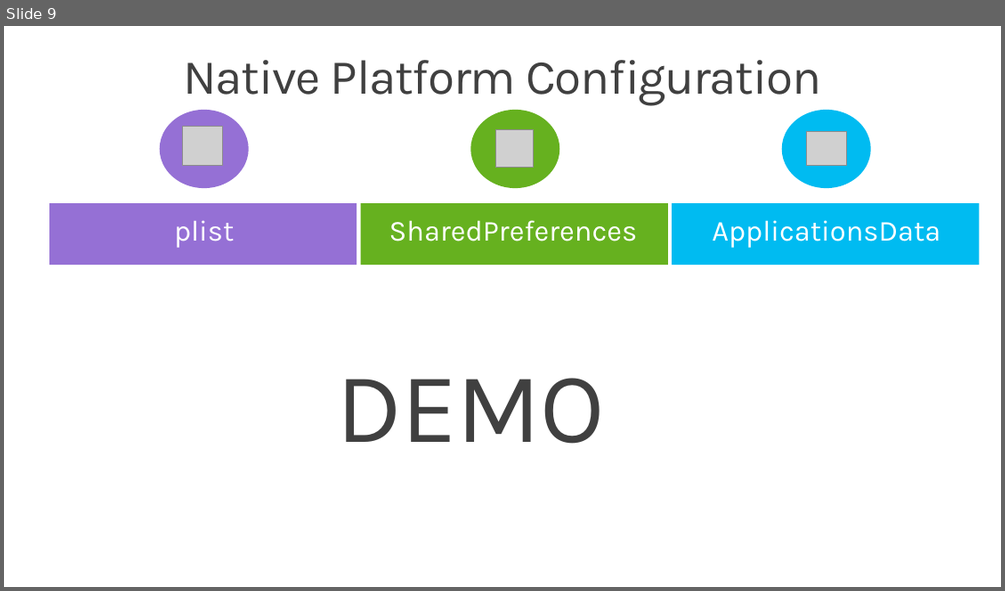
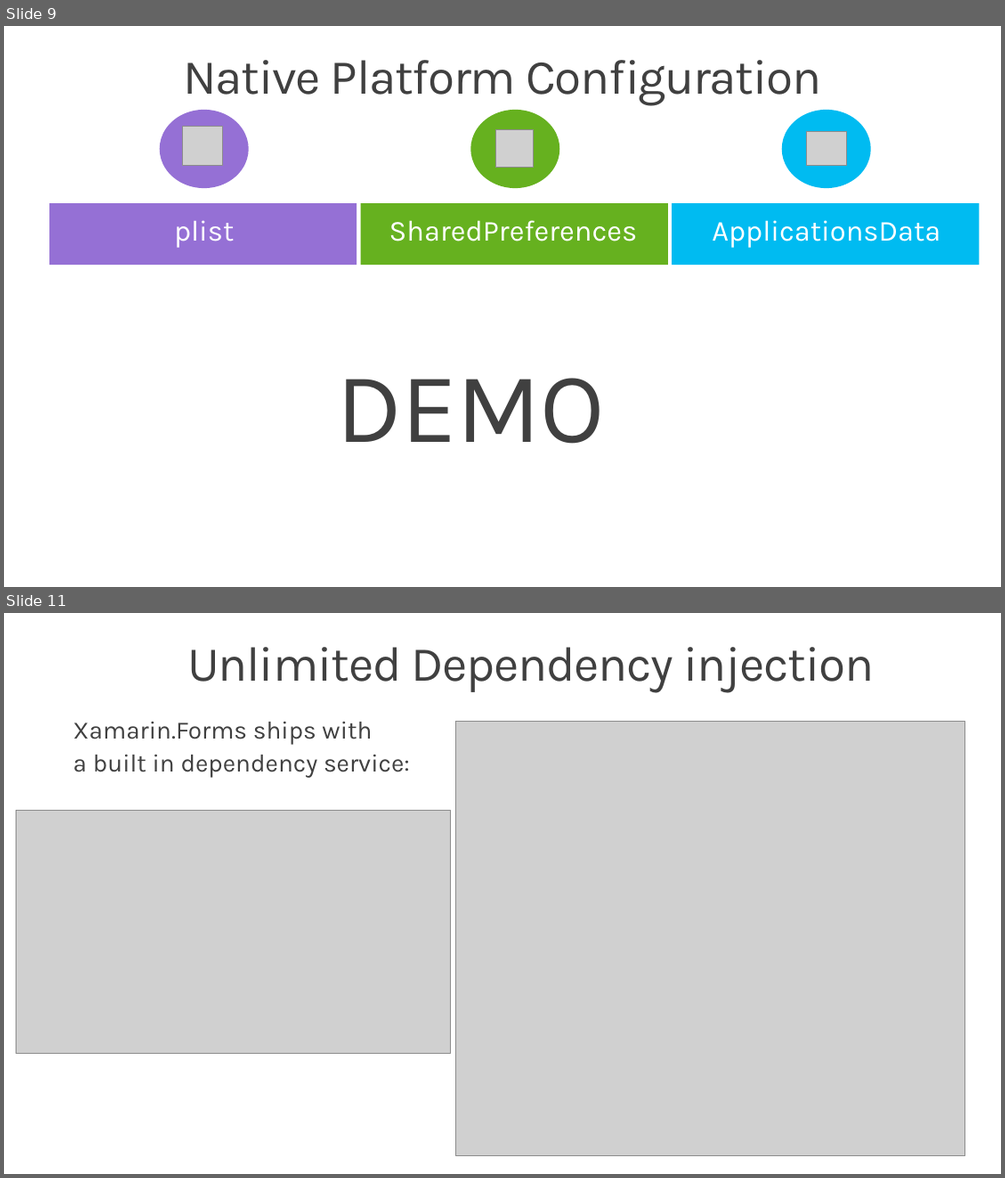
Before and after one commit to mrbrl/PCLAppConfig, a slide deck: XamarinForms_Config_Options.pptx. Shown one above the other, each under a label of ours: slide 9 before the commit, slides 9 and 11 after it; the slides between them are not shown. The pictures are 1005x591 and 1005x1178 pixels, drawn with LibreOffice and Linux fonts; fonts in the diff are those of the drawing; grey boxes stand for pictures; background and template pictures are left out. Boxes give left, top, right and bottom in pixels: in the first picture for what was removed or moved away, otherwise in the second. Text is boxed around its words. In the diff, an @@ line names an element or a change of style, - is before the commit and + after.

```diff
--- a/XamarinForms_Config_Options.pptx
+++ b/XamarinForms_Config_Options.pptx
@@ slide 11 added at (4,613,1001,1174), background picture (left out) @@
@@ title added at (187,647,874,693), 47 pt, text #404040 @@
+Unlimited Dependency injection
@@ text added at (73,722,410,777), 24 pt, text #404040 @@
+Xamarin.Forms ships with
+a built in dependency service:
@@ picture added at (455,722,965,1155) @@
@@ picture added at (16,811,450,1053) @@
```
Also in this commit, not shown: 1 slide changed, 2 other slides added, 10 other files.
